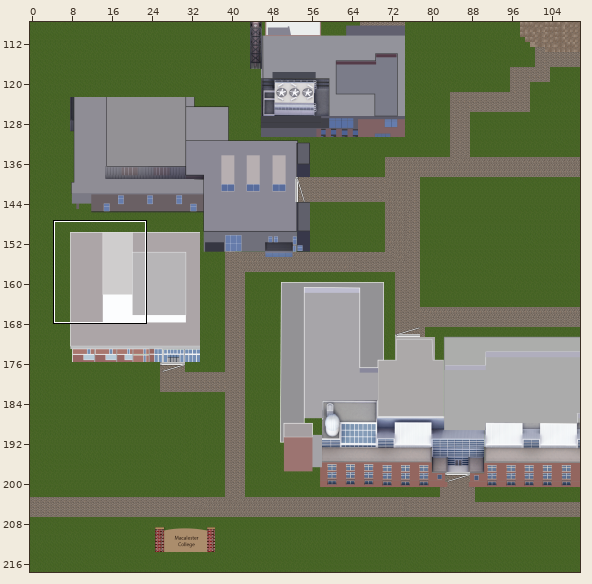
Tiled map -- android/assets/map/full_map.tmx. The first picture is a wide view before the edit; the outline marks the close-up.
Close-up. First the earlier version:
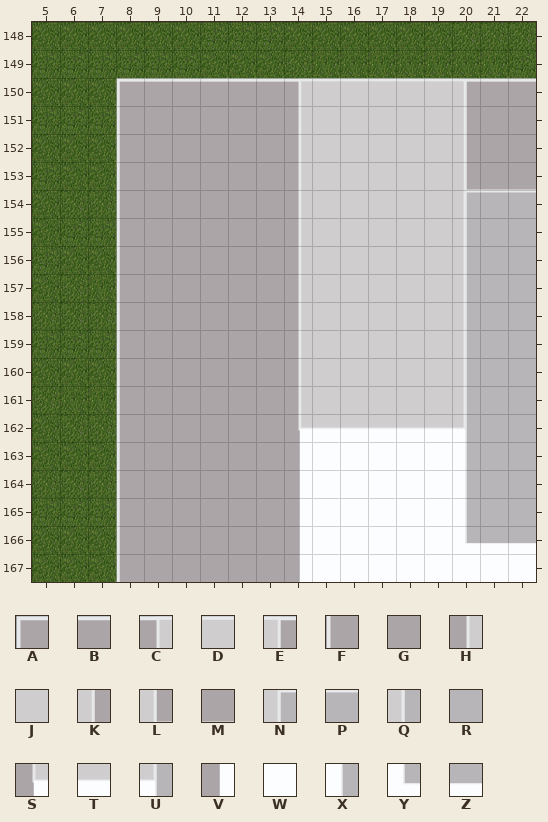
Cells are 32x32 px. Shown: x 5..22, y 148..167. The commit also changed other parts of the map, which this record leaves out.
Key: from "Theater": A 0, B 1, C 6, D 7, E 12, F 26, G 27, H 32, J 33, K 38, L 90, M 91, N 116, P 117, Q 142, R 143, S 318, T 319, U 324, V 344, W 345, X 350, Y 428, Z 429.
_ is an empty cell.
Layers that did not change in this view are not listed.
Layer "Buildings" before, first column x 5:
148 __________________
149 __________________
150 ___ABBBBBCDDDDDEBB
151 ___FGGGGGHJJJJJKGG
152 ___FGGGGGHJJJJJKGG
153 ___FGGGGGHJJJJJLMM
154 ___FGGGGGHJJJJJNPP
155 ___FGGGGGHJJJJJQRR
156 ___FGGGGGHJJJJJQRR
157 ___FGGGGGHJJJJJQRR
158 ___FGGGGGHJJJJJQRR
159 ___FGGGGGHJJJJJQRR
160 ___FGGGGGHJJJJJQRR
161 ___FGGGGGHJJJJJQRR
162 ___FGGGGGSTTTTTURR
163 ___FGGGGGVWWWWWXRR
164 ___FGGGGGVWWWWWXRR
165 ___FGGGGGVWWWWWXRR
166 ___FGGGGGVWWWWWYZZ
167 ___FGGGGGVWWWWWWWW
And afterwards:
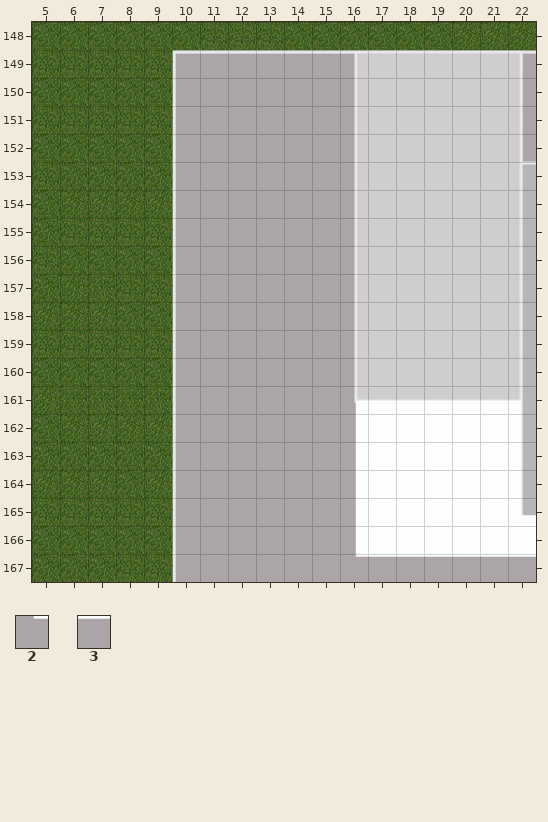
Further tiles: from "Theater": 2 474, 3 475.
From old to new:
Changed rows in their new state; . is an unchanged cell.
Layer "Buildings":
first column x 8:
149 ..ABBBBBCDDDDDE
150 __FGGGGGHJJJJJK
151 __F...GGH...JJK
152 __F...GGH...JJL
153 __F...GGH...JJN
154 __F...GGH...JJQ
155 __F...GGH...JJQ
156 __F...GGH...JJQ
157 __F...GGH...JJQ
158 __F...GGH...JJQ
159 __F...GGH...JJQ
160 __F...GGH...JJQ
161 __F...GGSTTTTTU
162 __F...GGVWWWWWX
163 __F...GGV...WWX
164 __F...GGV...WWX
165 __F...GGV...WWY
166 __F...GGV...WWW
167 __F...GG2333333
